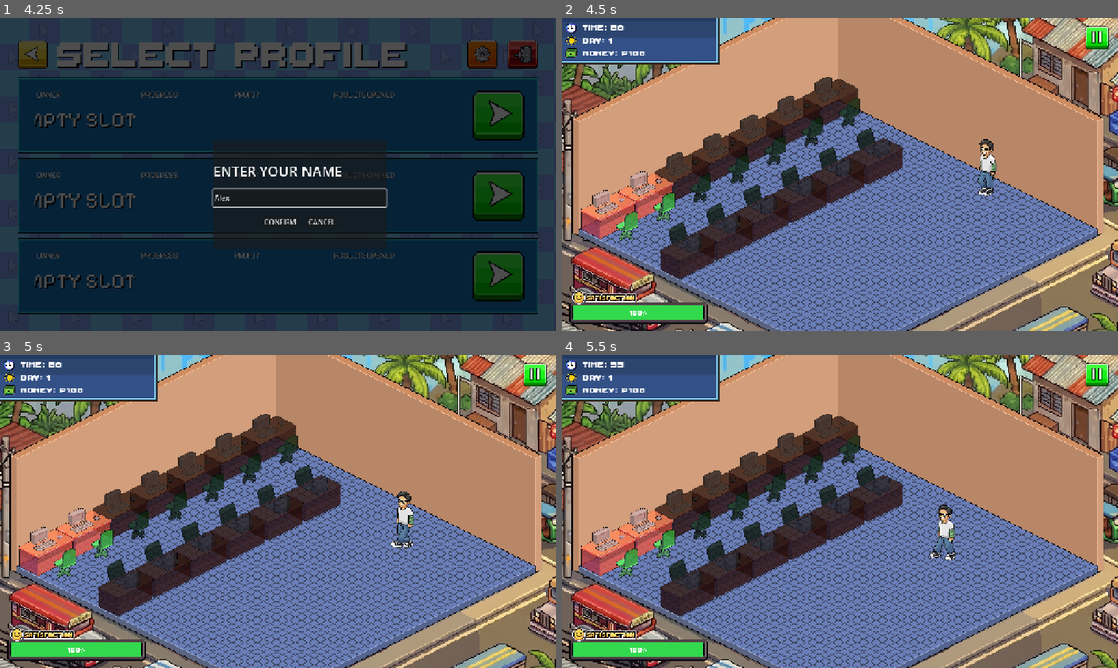
Above: before the commit, frames 1-4 (two rows, left to right).
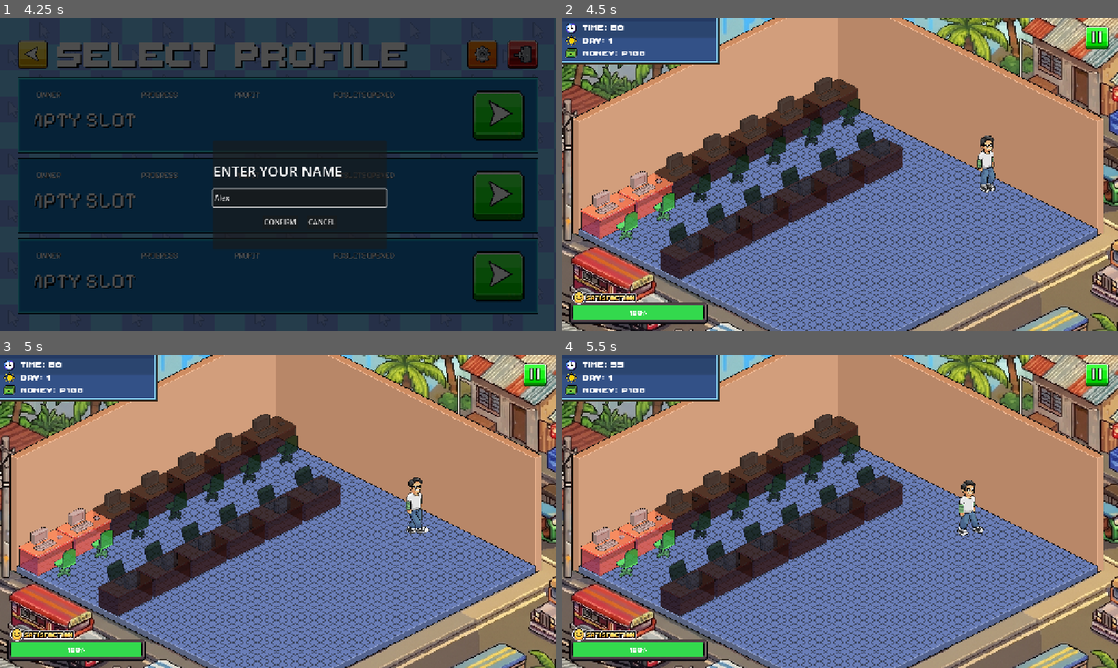
Above: after the commit, the same moments.

Repository: vinnyy-ph/gvd-project-overclocked
Game: Godot game, scene res://ui/main_menu_v2/MainMenuV2.tscn
Same seed, same stepped clock (60 frames per second), same inputs: the game is played once before the commit and once after it. Sound files missing from this copy of the repository are replaced by a short silence.
Inputs (mouse positions are in pixels of both pictures, inside the frame that each line leads up to):
- Up to frame 1 (4.25 s): click (450, 105) at 0.5 s; click (278, 115) at 1.25 s; click (300, 199) at 2.02 s; type "Alex" at 2.1 s; click (278, 196) at 2.75 s; click (278, 274) at 3.5 s
- Up to frame 2 (4.5 s): click "CONFIRM" at 4.25 s
- Up to frame 3 (5 s): no input
- Up to frame 4 (5.5 s): click (645, 533) at 5.02 s

Frame 1 is identical in both runs. In frame 2, 0.4% of the frame differs, in the area x 74-79%, y 37-58%; in frame 3, 0.8%; in frame 4, 0.9%, in the area x 66-76%, y 40-66%.

Commit message:
Implement wandering NPC behavior
Replace static walk-to-PC logic with autonomous wandering: add configurable wander_speed, wait time range, and bounded min/max positions. _ready() now starts wandering and plays the default animation. _start_wandering() chooses a random target inside the area, computes duration from distance/speed, flips the sprite based on direction, and tweens position with a linear transition. On arrival _on_reached_destination() stops animation, waits a random interval, then resumes wandering. Overall this enables a roaming customer NPC with configurable movement and idle timing.

Diff:
--- a/core/shop_floor/animated_sprite_2d.gd
+++ b/core/shop_floor/animated_sprite_2d.gd
@@ -1,20 +1,38 @@
 extends AnimatedSprite2D
 
-# Set this to the position of the desk you want him to walk to
-var target_pc_position = Vector2(240, 310)
+var wander_speed = 100.0
+var min_wait_time = 2.0
+var max_wait_time = 5.0
+
+# Bounded area for wandering (local coordinates relative to Background parent)
+var min_pos = Vector2(-1200, -350)
+var max_pos = Vector2(400, 450)
 
 func _ready():
-	walk_to_pc()
+	play("default")
+	_start_wandering()
 
-func walk_to_pc():
-	# We removed the '$' because the script IS the AnimatedSprite2D
+func _start_wandering():
+	# Pick a random point in the shop
+	var target_pos = Vector2(
+		randf_range(min_pos.x, max_pos.x),
+		randf_range(min_pos.y, max_pos.y)
+	)
+
+	# Calculate duration based on distance to maintain constant speed
+	var distance = position.distance_to(target_pos)
+	var duration = distance / wander_speed
+
+	# Flip sprite based on direction
+	flip_h = target_pos.x < position.x
+
 	play("default")
 
 	var tween = create_tween()
-	# We move 'self' because this node is the character
-	tween.tween_property(self, "position", target_pc_position, 2.5)
-	tween.finished.connect(_on_arrival)
+	tween.tween_property(self, "position", target_pos, duration).set_trans(Tween.TRANS_LINEAR)
+	tween.finished.connect(_on_reached_destination)
 
-func _on_arrival():
-	stop()
-	print("Customer has arrived!")
+func _on_reached_destination():
+	stop() # Pause animation while waiting
+	var wait_time = randf_range(min_wait_time, max_wait_time)
+	get_tree().create_timer(wait_time).timeout.connect(_start_wandering)
